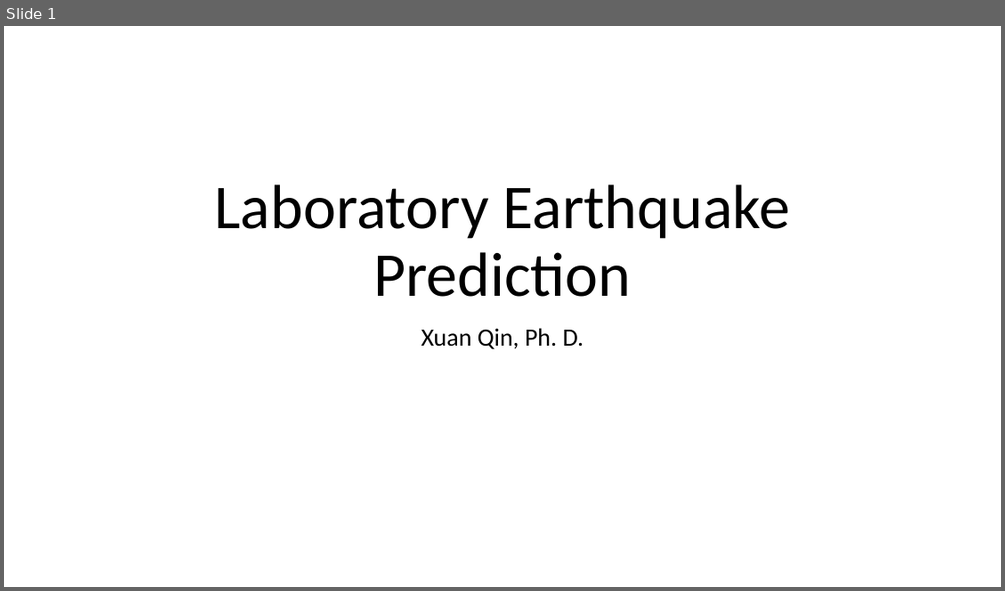
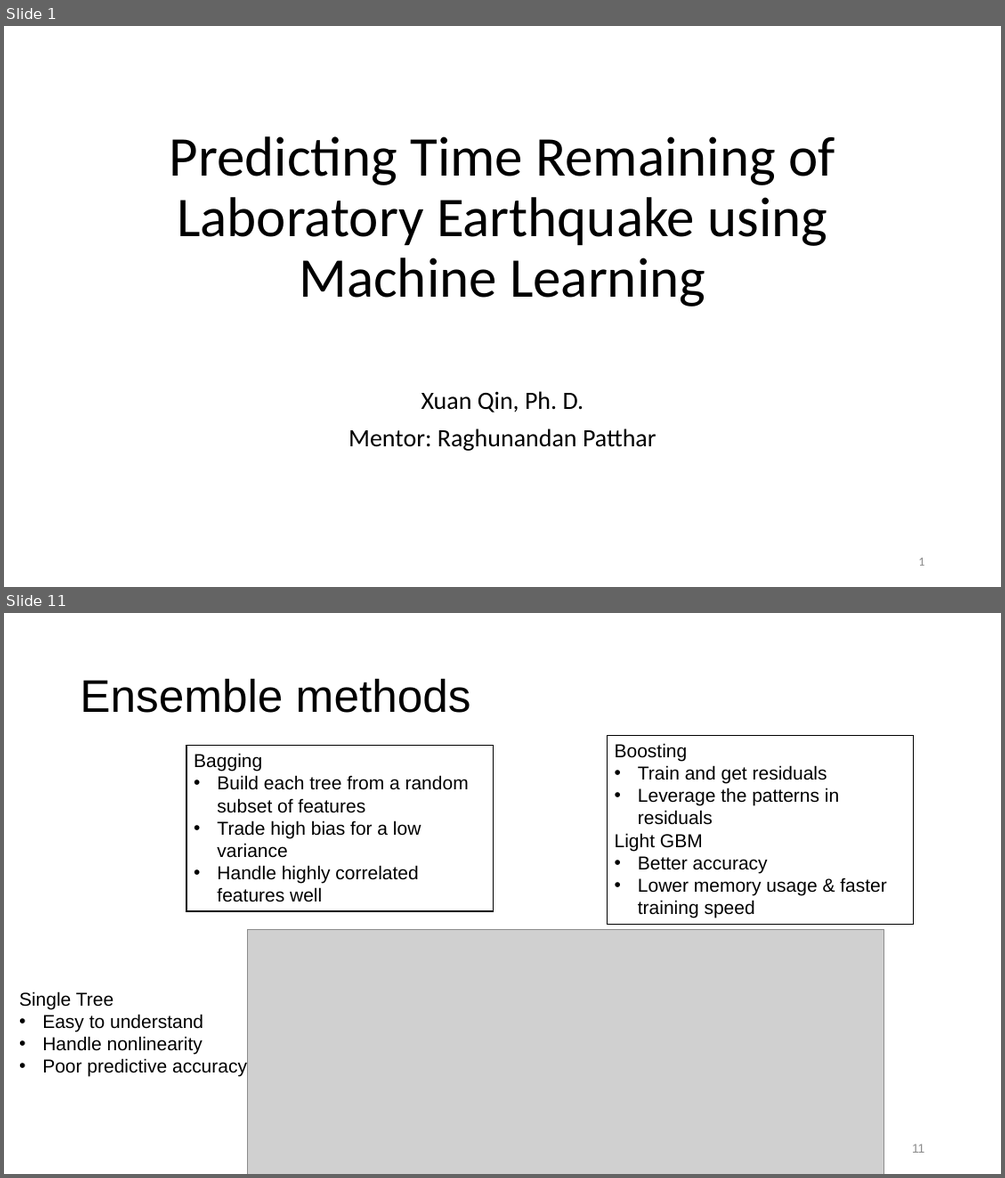
Before and after one commit to qq7933086/Laboratory_earthquake_time_prediction, a slide deck: Capstone_presentation_Laboratory Earthquake Prediction.pptx. Shown one above the other, each under a label of ours: slide 1 before the commit, slides 1 and 11 after it; the slides between them are not shown. The pictures are 1005x591 and 1005x1178 pixels, drawn with LibreOffice and Linux fonts; fonts in the diff are those of the drawing; grey boxes stand for pictures. Boxes give left, top, right and bottom in pixels: in the first picture for what was removed or moved away, otherwise in the second. Text is boxed around its words. In the diff, an @@ line names an element or a change of style, - is before the commit and + after.

```diff
--- a/Capstone_presentation_Laboratory Earthquake Prediction.pptx
+++ b/Capstone_presentation_Laboratory Earthquake Prediction.pptx
@@ slide 11 added at [4, 613, 1001, 1174], background #FFFFFF @@
@@ title added at [80, 678, 471, 713], 44 pt, text #000000 @@
+Ensemble methods
@@ rectangle added at [186, 746, 493, 911], fill #FFFFFF, outline #000000 1 pt, 18 pt, text #000000 @@
+Bagging
+• Build each tree from a random subset of features
+• Trade high bias for a low variance
+• Handle highly correlated features well
@@ rectangle added at [607, 735, 914, 924], fill #FFFFFF, outline #000000 1 pt, 18 pt, text #000000 @@
+Boosting
+• Train and get residuals
+• Leverage the patterns in residuals
+Light GBM
+• Better accuracy
+• Lower memory usage & faster training speed
@@ picture added at [248, 929, 884, 1174] @@
@@ text added at [19, 991, 247, 1077], 18 pt, text #000000 @@
+Single Tree
+• Easy to understand
+• Handle nonlinearity
+• Poor predictive accuracy
@@ page number added at [912, 1143, 924, 1152], 12 pt, text #8C8C8C @@
+11
@@ slide 1 changed as well @@
@@ title at [170, 136, 834, 306]: text changed; size 60 to 54 pt @@
-Laboratory Earthquake Prediction
+Predicting Time Remaining of Laboratory Earthquake using Machine Learning
@@ subtitle "Xuan Qin, Ph. D." at [348, 391, 656, 451]: vertical alignment top to bottom @@
@@ subtitle at [348, 428, 656, 451]: paragraph added @@
+Mentor: Raghunandan Patthar
@@ page number added at [918, 557, 924, 565], 12 pt, text #8C8C8C @@
+1
```
Also in this commit, not shown: 17 other slides added.
